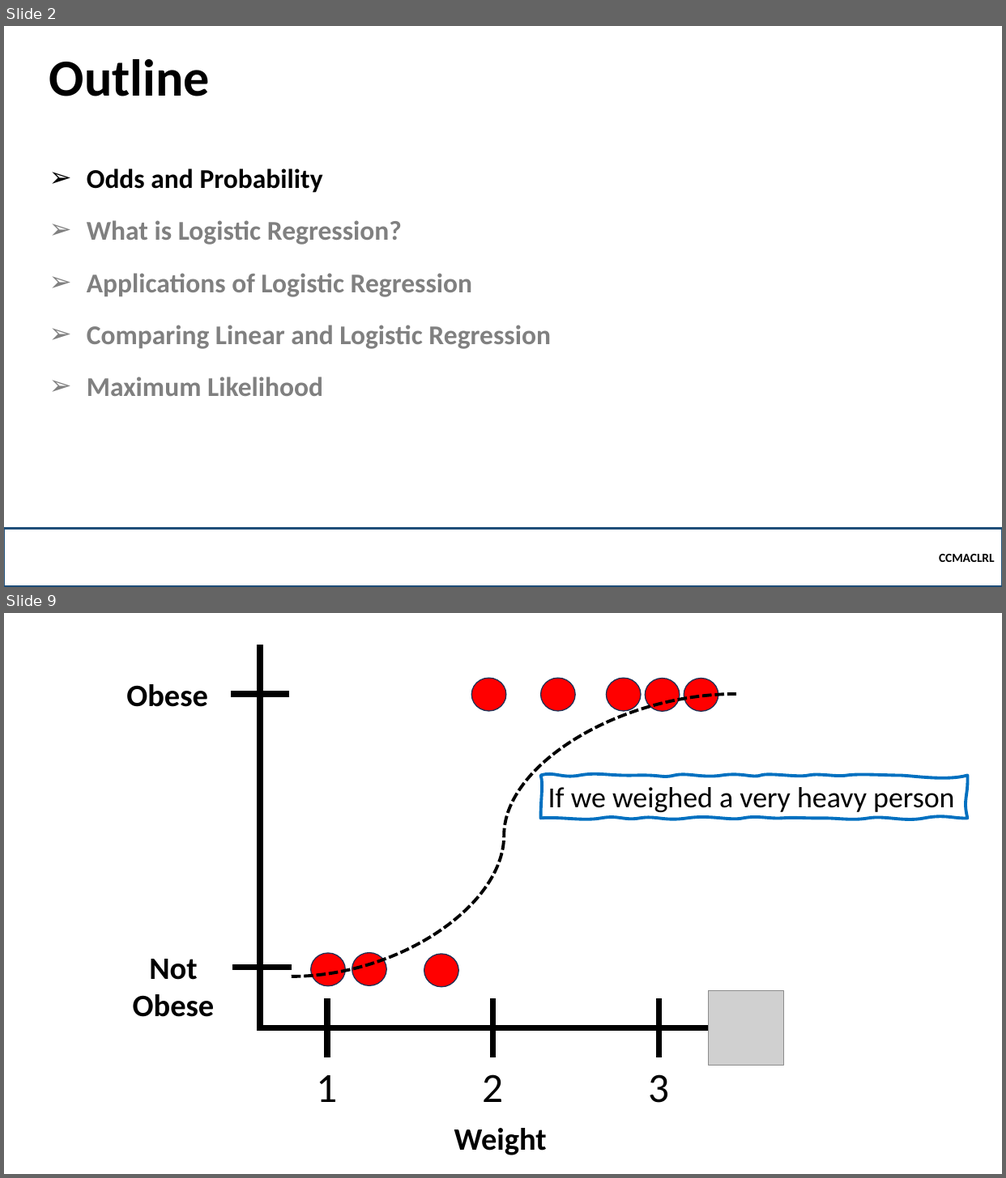
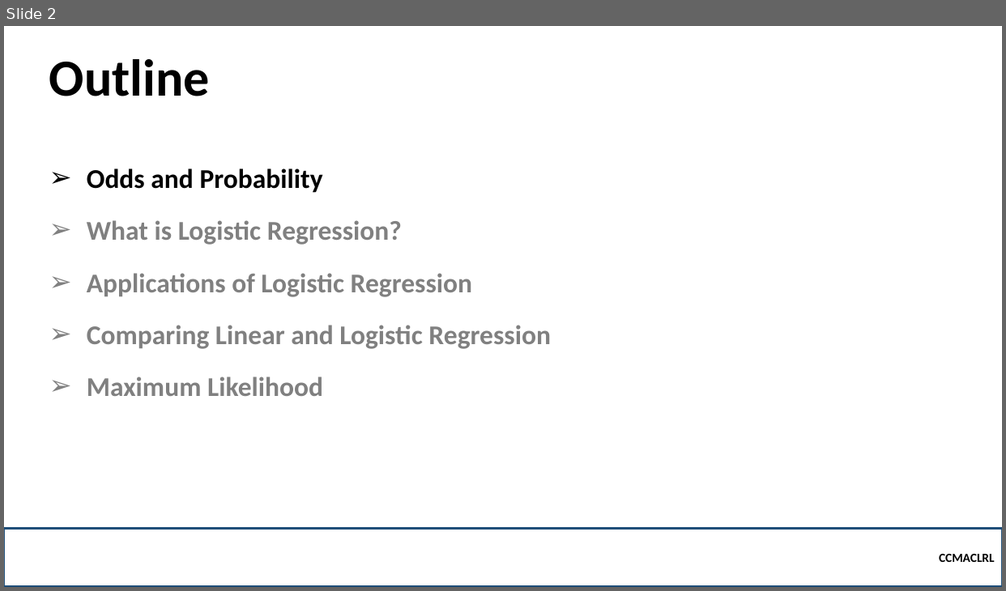
Before and after one commit to robitussin/CCMACLRL, a slide deck: 5 - Logistic Regression/Logistic Regression (Math).pptx. Shown one above the other, each under a label of ours: slides 2 and 9 before the commit, slide 2 after it; the slides between them are not shown. The pictures are 1006x1178 and 1006x591 pixels, drawn with LibreOffice and Linux fonts; fonts in the diff are those of the drawing; grey boxes stand for pictures; background and template pictures are left out. Boxes give left, top, right and bottom in pixels: in the first picture for what was removed or moved away, otherwise in the second. Text is boxed around its words. In the diff, an @@ line names an element or a change of style, - is before the commit and + after.

```diff
--- a/5 - Logistic Regression/Logistic Regression (Math).pptx
+++ b/5 - Logistic Regression/Logistic Regression (Math).pptx
@@ slide 9 removed at (4, 613, 1002, 1174), background picture (left out) @@
@@ text removed at (126, 684, 208, 707) @@
-Obese
@@ ellipse removed at (472, 678, 506, 711) @@
@@ ellipse removed at (541, 678, 575, 711) @@
@@ ellipse removed at (607, 678, 641, 711) @@
@@ ellipse removed at (645, 678, 680, 711) @@
@@ ellipse removed at (684, 678, 718, 711) @@
@@ group removed at (231, 645, 776, 1103): 7 lines, 3 texts @@
-1
-2
-3
@@ curved line removed from (292, 977) to (736, 694) @@
@@ freeform shape removed at (541, 776, 967, 818) @@
-If we weighed a very heavy person
@@ text removed at (133, 959, 215, 1017) @@
-Not Obese
@@ ellipse removed at (311, 953, 345, 986) @@
@@ ellipse removed at (352, 953, 386, 986) @@
@@ ellipse removed at (424, 954, 458, 987) @@
@@ picture removed at (709, 990, 783, 1065) @@
@@ text removed at (454, 1128, 547, 1156) @@
-Weight
```
Also in this commit, not shown: 10 slides changed, 32 other slides removed, 1 other file.
